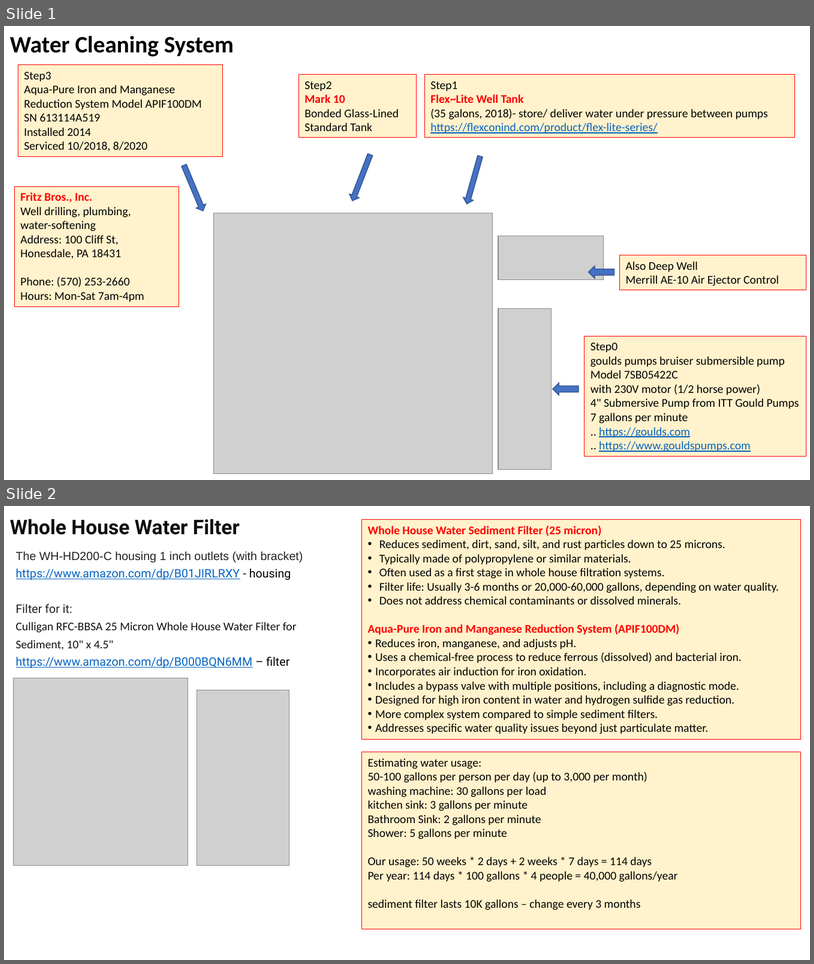
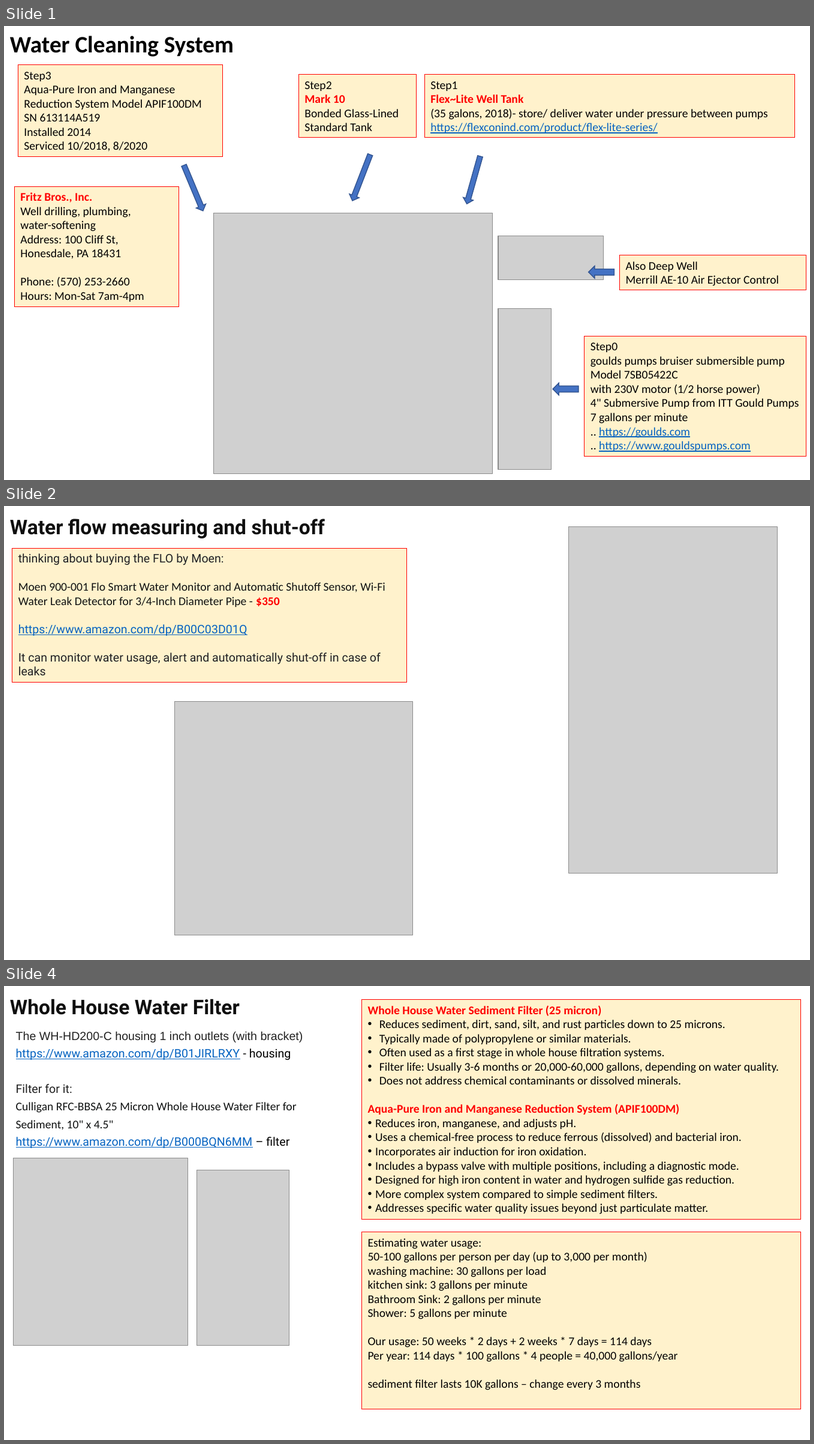
Before and after one commit to lselector/misc_farm, a slide deck: water_filtration.pptx. Shown one above the other, each under a label of ours: slides 1 and 2 before the commit, slides 1, 2 and 4 after it; the slides between them are not shown. The pictures are 814x964 and 814x1444 pixels, drawn with LibreOffice and Linux fonts; fonts in the diff are those of the drawing; grey boxes stand for pictures. Boxes give left, top, right and bottom in pixels: in the first picture for what was removed or moved away, otherwise in the second. Text is boxed around its words. In the diff, an @@ line names an element or a change of style, - is before the commit and + after.

```diff
--- a/water_filtration.pptx
+++ b/water_filtration.pptx
@@ slide 2 added at <box>4,506,810,960</box>, background #FFFFFF @@
@@ text added at <box>10,519,325,538</box>, 24 pt, text #0F0F0F, bold @@
+Water flow measuring and shut-off
@@ picture added at <box>569,526,778,873</box> @@
@@ rectangle added at <box>12,549,408,682</box>, fill #FFF2CC, outline #FF0000 0.75 pt, 14 pt, text #0F1111 @@
+thinking about buying the FLO by Moen:
+Moen 900-001 Flo Smart Water Monitor and Automatic Shutoff Sensor, Wi-Fi Water Leak Detector for 3/4-Inch Diameter Pipe - $350
+https://www.amazon.com/dp/B00C03D01Q
+It can monitor water usage, alert and automatically shut-off in case of leaks
@@ picture added at <box>174,702,413,935</box> @@
@@ what was slide 2 is now slide 4 @@
```
Also in this commit, not shown: 2 other slides added.
